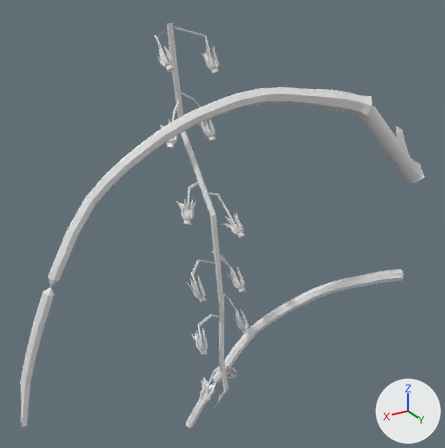
An edit to the OBJ model meshes/env/plants/v5_rachis3.obj, drawn before and after from the same camera.
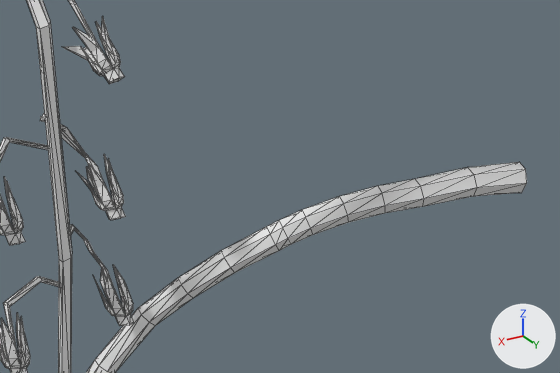
Each version is shown whole from a 50 mm camera at (0.1854, 0.315, 0.0548) aimed at (-0.008, -0.0074, -0.1064), then close up on the part from 44% to 94% of the width and 46% to 79% of the height. Lighting does not change. The marker at lower right points along +X, +Y and +Z. The older version's two pictures come first. The close-ups show mesh edges as thin lines. Where no turn or scale is listed for an object, it has been applied to the vertices. Vertices at exactly the same position are counted once.

In view in the first close-up: 'v5_rachis3'.
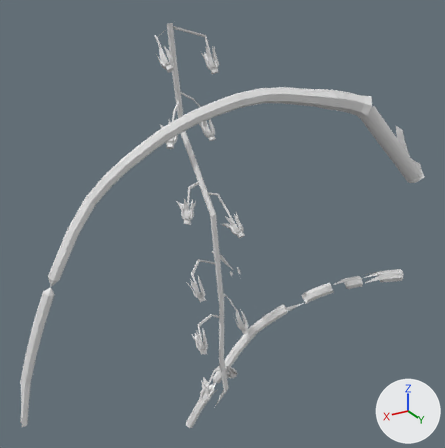
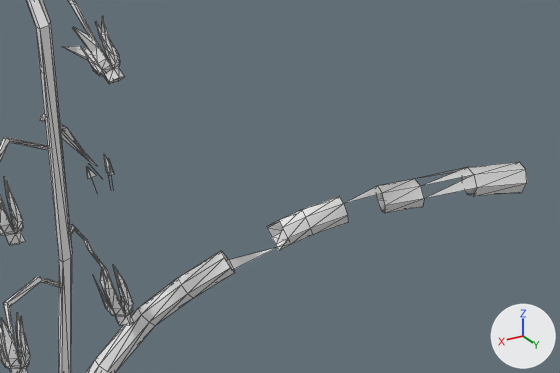
Boxes (x1, y1, x2, y2) around the edits, measured in the close-ups (560 x 373 px):
```json
{"part": 1, "of": "me_v5_rachis3", "change": "deleted", "before": [221, 168, 477, 273]}
{"part": 2, "of": "me_v5_rachis3", "change": "deleted", "before": [76, 158, 126, 220]}
```

The change, as JSON lines over the scene's bpy script:
```json
{"block": "me_v5_rachis3", "where": "# used by ob_v5_rachis3; location = (0.0, 0.0, 0.0)"}
{"op": "remove", "block": "me_v5_rachis3", "code": "me_v5_rachis3.from_pydata(...)  # 1633 vertices, 3075 faces; spans x -0.14..0.14, y -0.048..0.045, z -0.276..0.02"}
{"op": "add", "block": "me_v5_rachis3", "code": "me_v5_rachis3.from_pydata(...)  # 1573 vertices, 2882 faces; spans x -0.14..0.14, y -0.048..0.045, z -0.276..0.02"}
{"block": "me_v5_rachis3", "change": "me_v5_rachis3 part 1"}
{"block": "me_v5_rachis3", "change": "1 vertex is removed from x -0.063, y 0.012, z -0.169"}
{"block": "me_v5_rachis3", "change": "44 faces are deleted"}
{"block": "me_v5_rachis3", "change": "me_v5_rachis3 part 2"}
{"block": "me_v5_rachis3", "change": "59 vertices are removed from x -0.017..-0.008, y -0.004..0.01, z -0.153..-0.141"}
{"block": "me_v5_rachis3", "change": "149 faces are deleted"}
```
